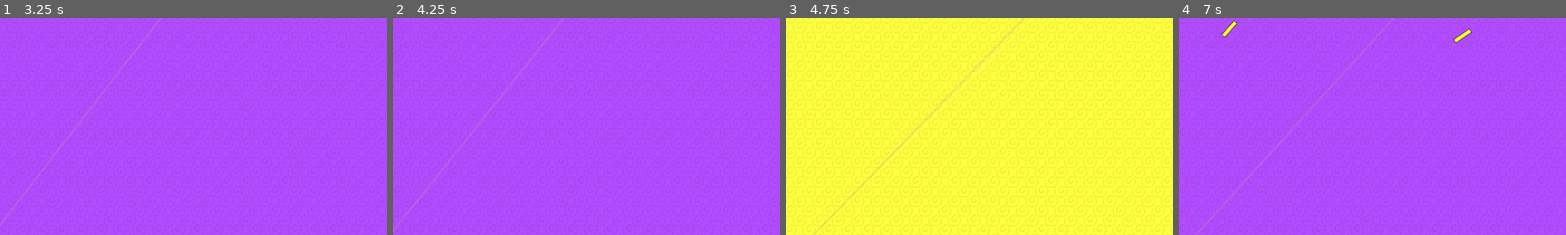
Above: before the commit, frames 1-4 (left to right).
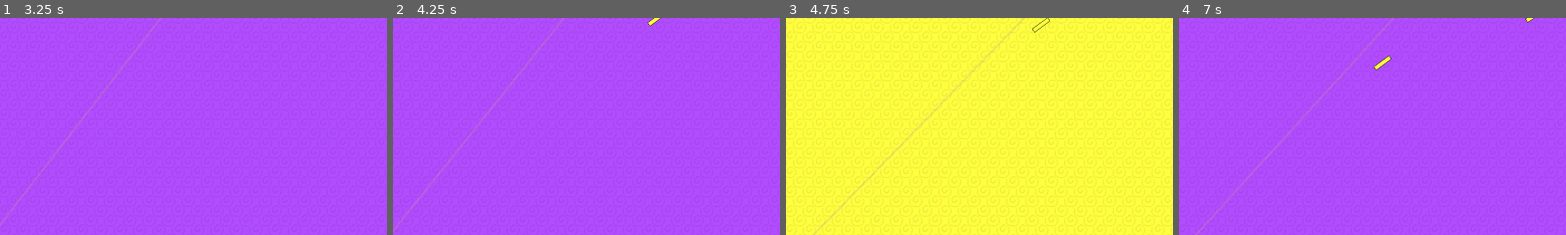
Above: after the commit, the same moments.

Repository: abarichello/game-off
Game: Godot game, scene res://scenes/Main.tscn
Two runs of this game, one before a commit and one after it. Both use one fixed random seed, a clock stepped at 60 frames per second and the inputs below.
Inputs (mouse positions are % of the whole screen's width and height, from its top left):
- Up to frame 1 (3.25 s): tap Enter at 0.5, 2 s; move the mouse to (72, 45) at 0.52 s; press the mouse at (72, 45) at 0.53 s; hold Up (ui_up) 0.53-1.28 s; tap Space at 1.25, 2.75 s; move the mouse to (30, 55) at 1.27 s; release the mouse at (30, 55) at 1.28 s; hold Down (ui_down) 1.28-2.03 s; right-click (30, 55) at 1.35 s; move the mouse to (60, 28) at 2.02 s; press the mouse at (60, 28) at 2.03 s; hold Up (ui_up) from 2.03 s (still down); move the mouse to (45, 70) at 2.77 s; release the mouse at (45, 70) at 2.78 s; right-click (45, 70) at 2.85 s
- Up to frame 2 (4.25 s): tap Enter at 3.5 s; move the mouse to (80, 65) at 3.52 s; release Up (ui_up) at 3.53 s; press the mouse at (80, 65) at 3.53 s; hold Down (ui_down) from 3.53 s (still down)
- Up to frame 3 (4.75 s): keep holding Down (ui_down); tap Space at 4.25 s; move the mouse to (20, 35) at 4.27 s; release the mouse at (20, 35) at 4.28 s; right-click (20, 35) at 4.35 s
- Up to frame 4 (7 s): move the mouse to (55, 50) at 5.02 s; press the mouse at (55, 50) at 5.03 s; move the mouse to (35, 25) at 5.77 s; release Down (ui_down) at 5.78 s; release the mouse at (35, 25) at 5.78 s; hold Up (ui_up) from 5.78 s (still down); right-click (35, 25) at 5.85 s; move the mouse to (72, 45) at 6.52 s; press the mouse at (72, 45) at 6.53 s
The pictures show only the part of the screen within x 42-92%, y 0-50%; the shares and areas given below are measured in that part.

Frame 1 is identical in both runs. In frame 2, less than 0.1% of the frame differs, in the area x 65-70%, y 0-5%; in frame 3, less than 0.1%; in frame 4, 0.4%, in the area x 11-92%, y 0-25%.
Error in both runs: Invalid get index 'MISSILE' (on base: 'Node (GLOBAL.gd)'). (res://scripts/EnemyGenerator.gd:12)

Commit message:
Update SpawnArea shape
Now closer to intended area

Diff:
--- a/scenes/EnemyGenerator.tscn
+++ b/scenes/EnemyGenerator.tscn
@@ -6,7 +6,7 @@
 
 bake_interval = 5.0
 _data = {
-"points": PoolVector2Array( 0, 0, 0, 0, 944.777, -156.574, 0, 0, 0, 0, 1055.55, -32.7692, 0, 0, 0, 0, 1955.58, -35.2126, 0, 0, 0, 0, 1970.03, -7.73285, 0, 0, 0, 0, 2153.68, -25.4177, 0, 0, 0, 0, 2171.96, -161.2, 0, 0, 0, 0, 1329.54, -162.398, 0, 0, 0, 0, 958.623, -161.461, 0, 0, 0, 0, 944.777, -156.574 )
+"points": PoolVector2Array( 0, 0, 0, 0, 802.371, -163.584, 0, 0, 0, 0, 959.909, -42.497, 0, 0, 0, 0, 1955.58, -35.2126, 0, 0, 0, 0, 1977.69, -34.257, 0, 0, 0, 0, 2072.89, -95.3282, 0, 0, 0, 0, 2171.96, -161.2, 0, 0, 0, 0, 1329.54, -162.398, 0, 0, 0, 0, 958.623, -161.461, 0, 0, 0, 0, 801.772, -163.584, 0, 0, 0, 0, 802.371, -163.584 )
 }
 
 [node name="EnemyGenerator" type="Node2D"]
